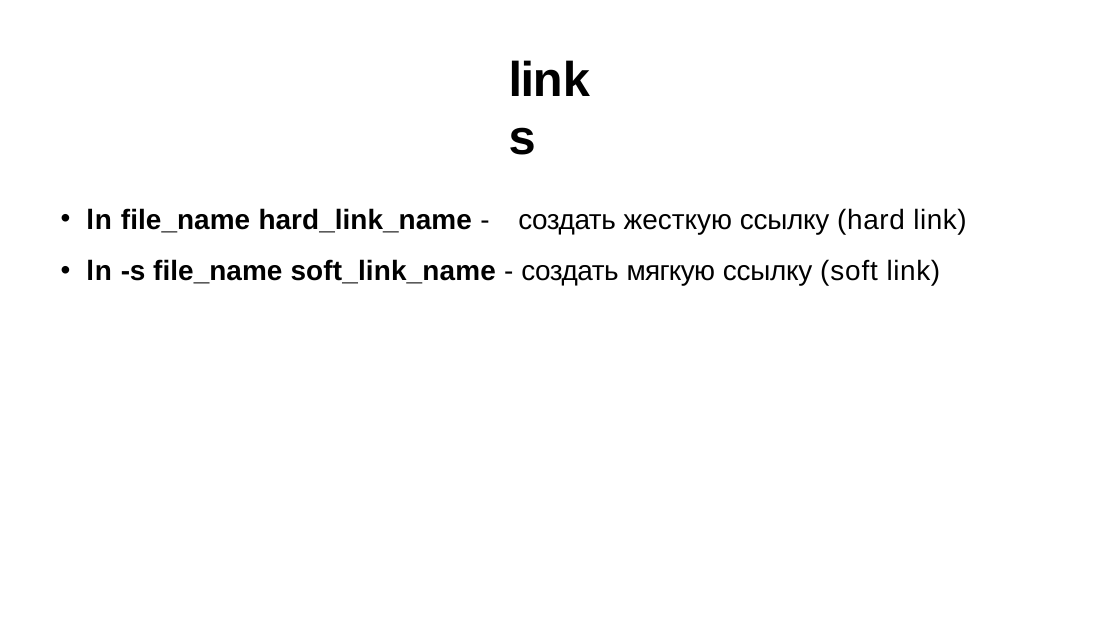
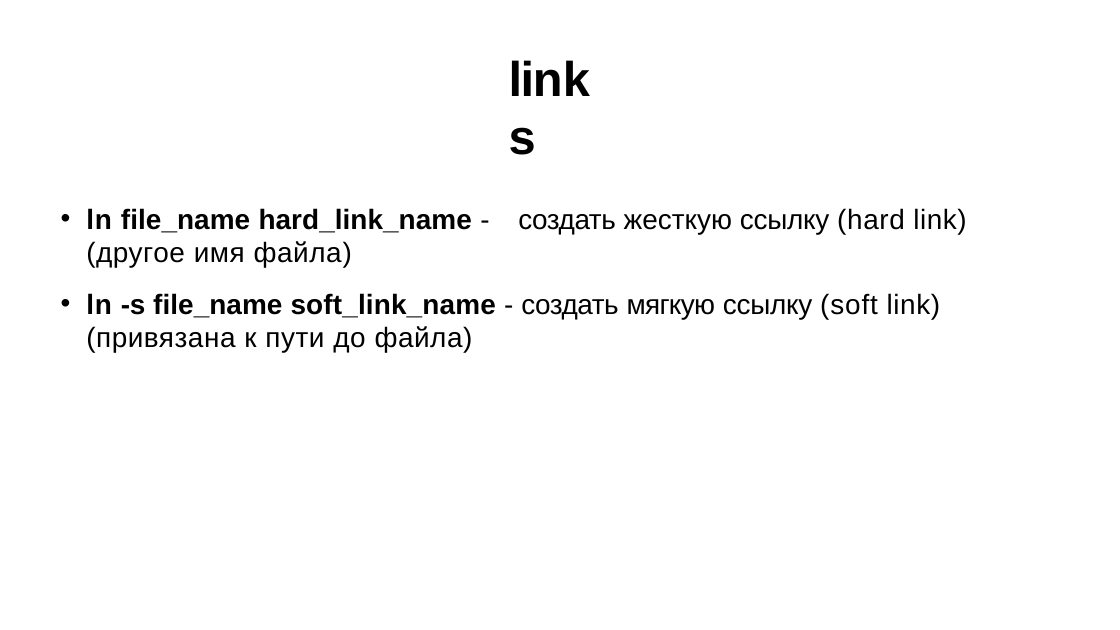
Before and after one commit to kostya2709/CAOS_seminars, a slide deck: slide 8 of sem_3_file_system/presentations/caos_3.pptx. Drawn at 1120x630 pixels with LibreOffice and Linux fonts; fonts in the diff are those of the drawing. Boxes give left, top, right and bottom in pixels: in the first picture for what was removed or moved away, otherwise in the second. Text is boxed around its words. In the diff, an @@ line names an element or a change of style, - is before the commit and + after.

```diff
--- a/sem_3_file_system/presentations/caos_3.pptx
+++ b/sem_3_file_system/presentations/caos_3.pptx
@@ text at (86,208,966,353): text changed @@
-• ln file_name hard_link_name - создать жесткую ссылку (hard link)
-• ln -s file_name soft_link_name - создать мягкую ссылку (soft link)
+• ln file_name hard_link_name - создать жесткую ссылку (hard link) (другое имя файла)
+• ln -s file_name soft_link_name - создать мягкую ссылку (soft link) (привязана к пути до файла)
```
Also in this commit, not shown: 5 other slides changed, 40 other files.
